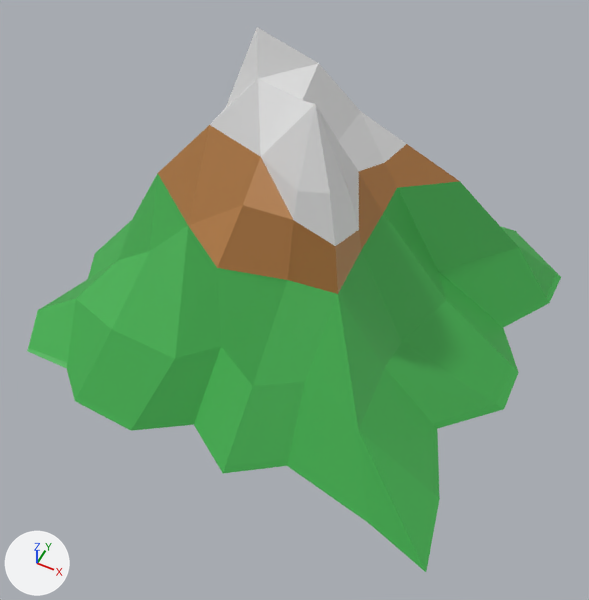
Two versions of the FBX model Assets/Models/World/Mountain001.fbx, one commit apart.
Camera for both pictures: a 50 mm lens placed at (1.4, -2.72, 3.3), pointed at (0.23, -0.37, 0.37). Arrows for +X, +Y and +Z are at lower left; the lights stay in place.
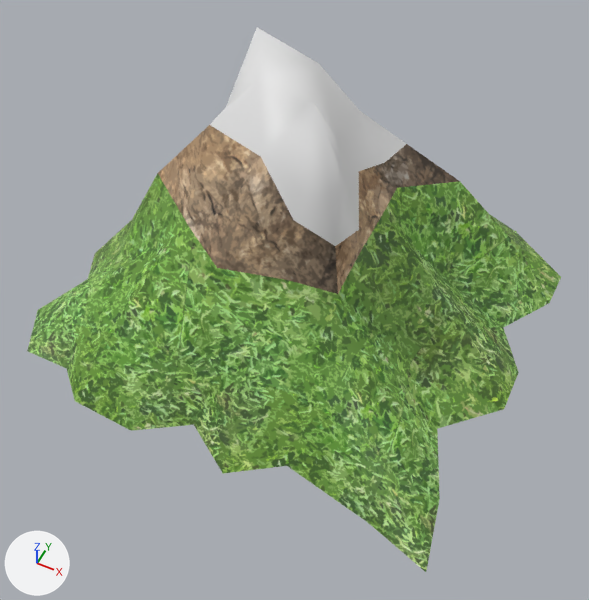
Changed parts and their boxes (x1, y1, x2, y2) in the pictures (589 x 600 px):
part 1 of me_cube_001, cut back: (27, 200, 561, 572) in both
part 2 of me_cube_001, built on: (258, 79, 315, 156) in both
part 3 of me_cube_001, recoloured: (158, 125, 459, 294) in both
part 4 of me_cube_001, recoloured: (76, 173, 518, 430) in both

Diff of the bpy script that builds the scene:
```diff
--- a/Assets/Models/World/Mountain001.fbx.py
+++ b/Assets/Models/World/Mountain001.fbx.py
@@ img_t_cave_png @@
+img_t_cave_png = load_image('T_Cave.png', 'LocationCave/T_Cave.png', 1024, 1024, 'sRGB')
@@ img_t_grass_png @@
+img_t_grass_png = load_image('T_Grass.png', 'LocationCave/T_Grass.png', 512, 512, 'sRGB')
@@ mat_материал @@
+mat_материал = principled_material('Материал')
+mat_материал.texture = img_t_cave_png
@@ mat_материал_001 @@
+mat_материал_001 = principled_material('Материал.001')
+mat_материал_001.texture = img_t_grass_png
@@ me_cube_001 @@
 # used by ob_cube; location = (0.0, 0.0, 0.0)
 # verts and faces of me_cube_001; kept vertices keep their numbers, new ones are numbered from 172
 # before: 56 (0.0, -0.25, 1.06) at pixel (260, 156), 61 (0.26, -0.25, 1.41) at pixel (315, 103), 83 (-0.09, -0.09, 1.34) at pixel (257, 78), 84 (0.11, -0.07, 1.28) at pixel (302, 100)
-me_cube_001.from_pydata(...)  # 172 vertices, 168 faces; spans x -1.15..1.33, y -1.19..1.24, z -0.02..1.49
+me_cube_001.from_pydata(...)  # 99 vertices, 102 faces; spans x -1.15..1.33, y -1.19..1.24, z -0.02..1.49
+# me_cube_001 part 1
+# 73 vertices are removed from x -1.15..1.32, y -1.16..1.24, z -0.02..0.06
+# 97 faces are deleted
+# 30 new faces join them, mat_материал_001 (picture img_t_grass_png)
+# me_cube_001 part 2
+delete_faces([(56, 61, 84, 83)])
+faces += [(56, 61, 84), (56, 84, 83)]  # mat_snow (white #e5e5e5)
+# me_cube_001 part 3: 17 faces spanning x -0.58..0.72, y -0.63..0.64, z 0.54..1.15 switch from mat_green (brown #b27b41) to mat_материал (picture img_t_cave_png)
+# me_cube_001 part 4: 24 faces spanning x -0.9..1.08, y -0.89..0.89, z 0.19..0.76 switch from mat_grass (green #44b251) to mat_материал_001 (picture img_t_grass_png)
+# me_cube_001 part 5: the surface is now shaded smooth
 me_cube_001.materials.append(mat_snow)
```
